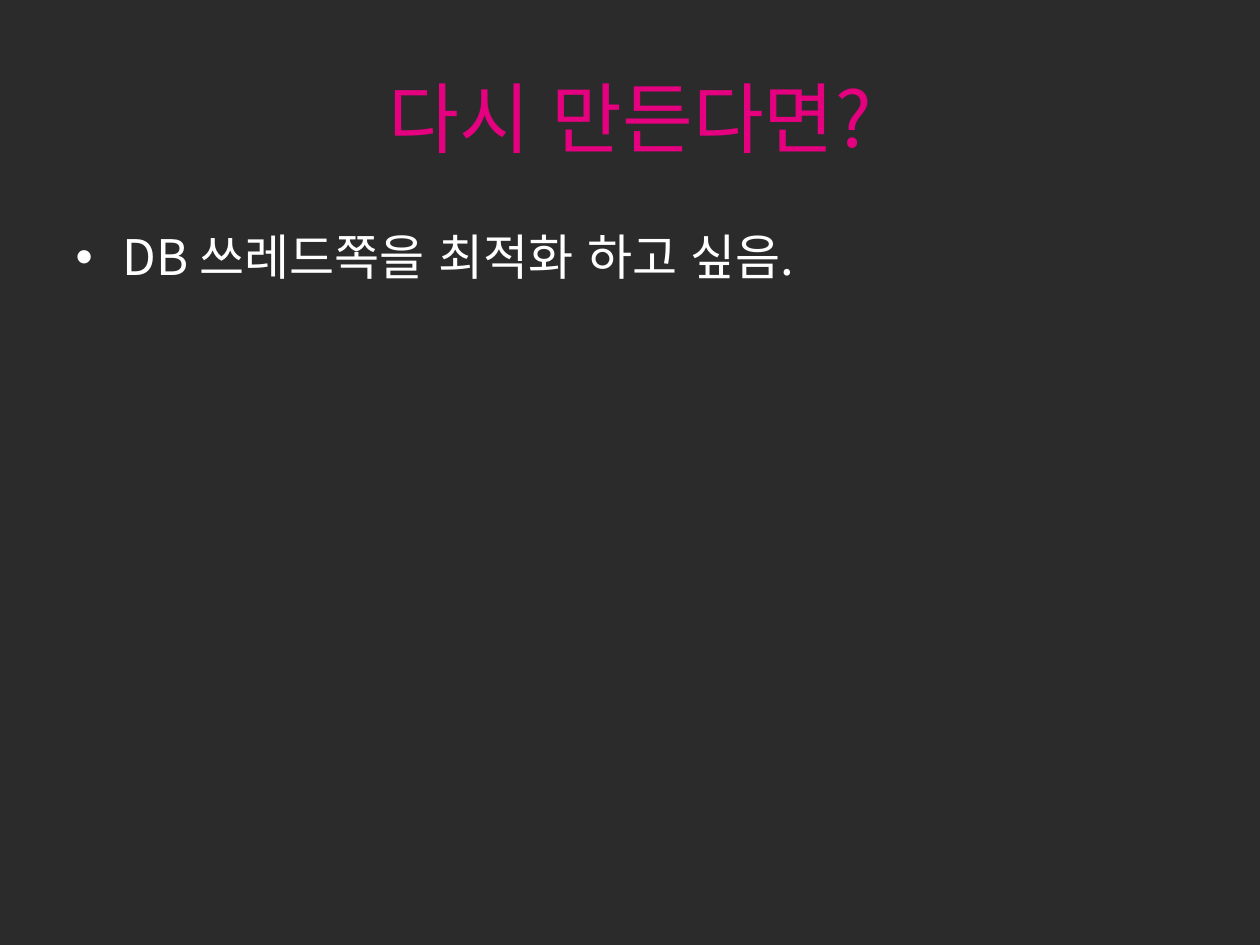
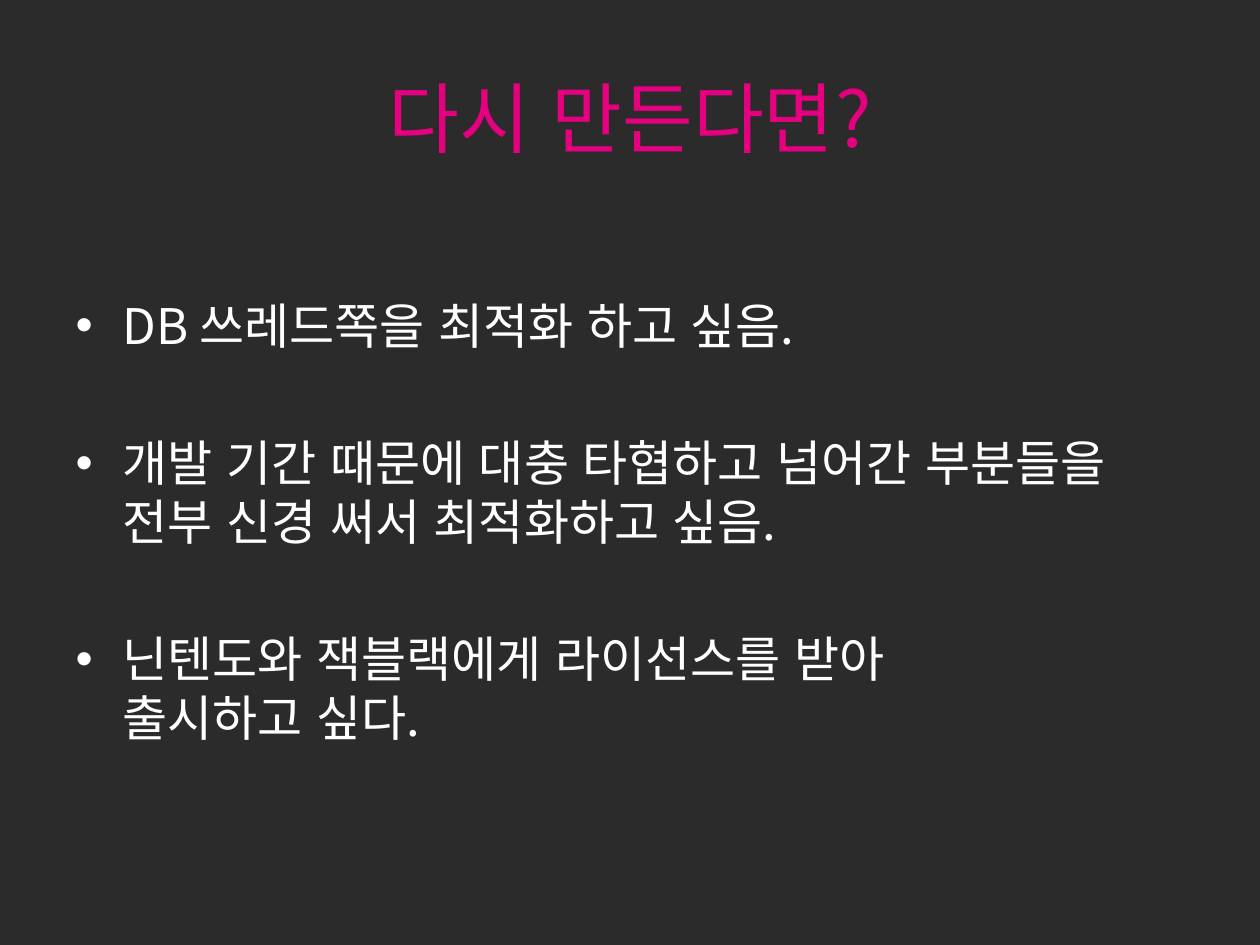
Before and after one commit to seokmin/2016ServerProject, a slide deck: slide 34 of 서버프로젝트.pptx (slide 32 before the commit). Drawn at 1260x945 pixels with LibreOffice and Linux fonts; fonts in the diff are those of the drawing; background and template pictures are left out; a plain dark background stands for a picture behind light text. Boxes give left, top, right and bottom in pixels: in the first picture for what was removed or moved away, otherwise in the second. Text is boxed around its words. In the diff, an @@ line names an element or a change of style, - is before the commit and + after.

```diff
--- a/서버프로젝트.pptx
+++ b/서버프로젝트.pptx
@@ text at (123, 440, 1105, 740): paragraphs added @@
+• 개발 기간 때문에 대충 타협하고 넘어간 부분들을 전부 신경 써서 최적화하고 싶음.
+• 닌텐도와 잭블랙에게 라이선스를 받아
+  출시하고 싶다.
```
Also in this commit, not shown: 2 other slides changed, 3 slides added, 1 slide removed.
